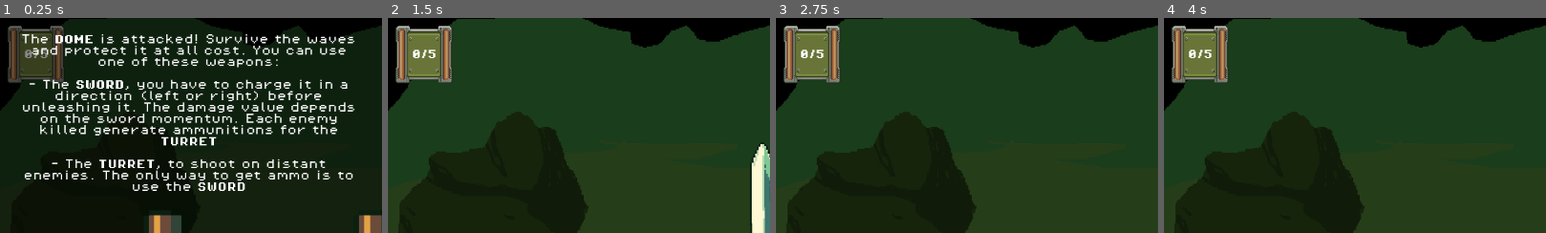
Above: before the commit, frames 1-4 (left to right).
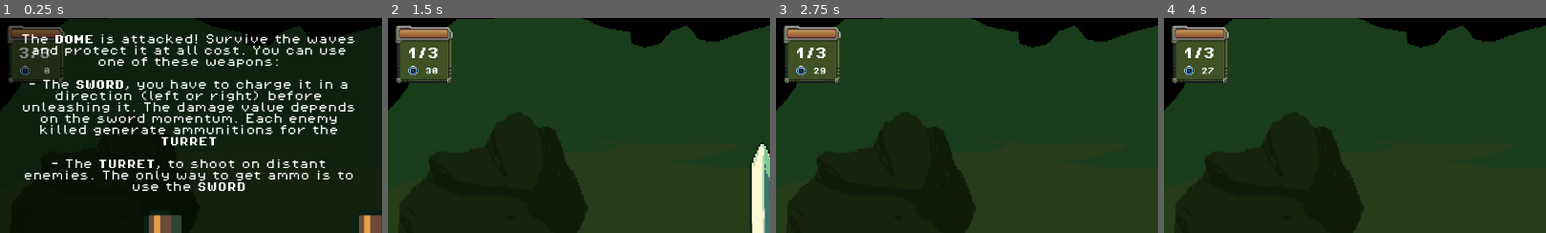
Above: after the commit, the same moments.

Repository: antoinenisoli/DomeSword_GWJ_2025
Game: Godot game, scene res://scenes/levels/game.tscn
The game is run twice, just before and just after one commit, with the same random seed, the same clock (stepped at 60 frames per second) and the same inputs.
Inputs (mouse positions are % of the whole screen's width and height, from its top left):
- Up to frame 1 (0.25 s): no input
- Up to frame 2 (1.5 s): click "RESUME" at 0.5 s; move the mouse to (72, 45) at 1.27 s; press the mouse at (72, 45) at 1.28 s; hold Right (move_right) from 1.28 s (still down)
- Up to frame 3 (2.75 s): move the mouse to (30, 55) at 2.02 s; release Right (move_right) at 2.03 s; release the mouse at (30, 55) at 2.03 s; hold Left (move_left) from 2.03 s (still down); click (30, 55) at 2.1 s
- Up to frame 4 (4 s): move the mouse to (60, 28) at 2.77 s; release Left (move_left) at 2.78 s; press the mouse at (60, 28) at 2.78 s; hold Right (move_right) from 2.78 s (still down); tap E (switch_weapon) at 2.85 s; move the mouse to (45, 70) at 3.52 s; release the mouse at (45, 70) at 3.53 s; click (45, 70) at 3.6 s
The pictures show only the part of the screen within x 1-51%, y 0-50%; the shares and areas given below are measured in that part.

The runs differ from the first frame. In frame 1, 2.0% of the frame differs, in the area x 2-17%, y 3-31%; in frame 2, 3.4%; in frame 3, 3.4%; in frame 4, 3.4%.

Commit message:
show current wave & time on UI

Diff:
--- a/scenes/UI/game_ui.tscn
+++ b/scenes/UI/game_ui.tscn
@@ -4,8 +4,9 @@
 [ext_resource type="PackedScene" uid="uid://d1eu2jc3tnqsy" path="res://scenes/UI/floating_text.tscn" id="2_r4w1u"]
 [ext_resource type="FontFile" uid="uid://7c3dgnsy1yfo" path="res://assets/fonts/PixelOperator8-Bold.ttf" id="4_5038c"]
 [ext_resource type="Texture2D" uid="uid://cym110ttbull3" path="res://assets/sprites/UI/window_theme/window_theme_green/message_box_B.png" id="4_mbbca"]
-[ext_resource type="Texture2D" uid="uid://cgoi4ycrsje7c" path="res://assets/sprites/UI/window_theme/window_theme_green/message_box_A.png" id="6_7klwy"]
+[ext_resource type="Texture2D" uid="uid://uhiqq1e14fpw" path="res://assets/sprites/UI/window_theme/window_theme_green/window.png" id="6_hvehc"]
 [ext_resource type="Texture2D" uid="uid://b4027sw648h1i" path="res://assets/sprites/UI/icons/blue/sword.png" id="6_mbbca"]
+[ext_resource type="Texture2D" uid="uid://cjkxav05bnbfp" path="res://assets/sprites/UI/icons/blue/time.png" id="7_hvehc"]
 [ext_resource type="FontFile" uid="uid://cs0kjgt1ymay3" path="res://assets/fonts/PixelOperator8.ttf" id="8_owrpm"]
 [ext_resource type="Texture2D" uid="uid://dxiurw3sbi472" path="res://assets/sprites/tutorial/green.png" id="9_mbbca"]
 [ext_resource type="Texture2D" uid="uid://wryo8g41hp4y" path="res://assets/sprites/tutorial/yellow.png" id="10_7klwy"]
@@ -18,6 +19,14 @@
 font = ExtResource("4_5038c")
 font_size = 15
 
+[sub_resource type="LabelSettings" id="LabelSettings_jtm65"]
+font = ExtResource("4_5038c")
+font_size = 20
+
+[sub_resource type="LabelSettings" id="LabelSettings_5r867"]
+font = ExtResource("4_5038c")
+font_size = 11
+
 [sub_resource type="LabelSettings" id="LabelSettings_7klwy"]
 font = ExtResource("4_5038c")
 font_size = 31
@@ -47,7 +56,7 @@
 font = ExtResource("4_5038c")
 font_size = 41
 
-[node name="GameUI" type="Control" unique_id=1454038955 node_paths=PackedStringArray("enemy_txt", "wave_txt", "tuto_Txt", "pause_screen", "gameover_screen")]
+[node name="GameUI" type="Control" unique_id=1454038955 node_paths=PackedStringArray("enemy_txt", "wave_txt", "time_txt", "tuto_Txt", "pause_screen", "gameover_screen")]
 layout_mode = 3
 anchors_preset = 15
 anchor_right = 1.0
@@ -56,7 +65,8 @@
 grow_vertical = 2
 script = ExtResource("1_d8ncw")
 enemy_txt = NodePath("CanvasLayer/Screens/HUD/KillsBox/VBoxContainer/Control/enemy_count")
-wave_txt = NodePath("CanvasLayer/Screens/HUD/WaveCounter/label")
+wave_txt = NodePath("CanvasLayer/Screens/HUD/GameData/WaveCounter")
+time_txt = NodePath("CanvasLayer/Screens/HUD/GameData/Time/GameTime")
 tuto_Txt = NodePath("CanvasLayer/Screens/HUD/tuto1")
 pause_screen = NodePath("CanvasLayer/Screens/PauseScreen")
 gameover_screen = NodePath("CanvasLayer/Screens/GameOverScreen")
@@ -134,35 +144,85 @@
 texture = ExtResource("6_mbbca")
 stretch_mode = 4
 
-[node name="WaveCounter" type="TextureRect" parent="CanvasLayer/Screens/HUD" unique_id=1977369488]
+[node name="GameData" type="TextureRect" parent="CanvasLayer/Screens/HUD" unique_id=1977369488]
 layout_mode = 1
 offset_left = 25.0
 offset_top = 15.0
 offset_right = 121.0
 offset_bottom = 111.0
-texture = ExtResource("6_7klwy")
+texture = ExtResource("6_hvehc")
 stretch_mode = 4
 
-[node name="label" type="Label" parent="CanvasLayer/Screens/HUD/WaveCounter" unique_id=758339461]
+[node name="WaveCounter" type="Label" parent="CanvasLayer/Screens/HUD/GameData" unique_id=758339461]
 layout_mode = 1
 anchors_preset = 8
 anchor_left = 0.5
 anchor_top = 0.5
 anchor_right = 0.5
 anchor_bottom = 0.5
-offset_left = -32.5
-offset_top = -20.5
-offset_right = 32.5
-offset_bottom = 20.5
+offset_left = -48.0
+offset_top = -29.0
+offset_right = 44.0
+offset_bottom = 27.0
 grow_horizontal = 2
 grow_vertical = 2
 theme_override_font_sizes/font_size = 16
 text = "0/5"
-label_settings = SubResource("LabelSettings_hvehc")
+label_settings = SubResource("LabelSettings_jtm65")
 horizontal_alignment = 1
 vertical_alignment = 1
 autowrap_mode = 2
 uppercase = true
+
+[node name="Time" type="Control" parent="CanvasLayer/Screens/HUD/GameData" unique_id=383536948]
+layout_mode = 1
+anchors_preset = 7
+anchor_left = 0.5
+anchor_top = 1.0
+anchor_right = 0.5
+anchor_bottom = 1.0
+offset_left = -19.0
+offset_top = -40.0
+offset_right = 21.0
+grow_horizontal = 2
+grow_vertical = 0
+
+[node name="GameTime" type="Label" parent="CanvasLayer/Screens/HUD/GameData/Time" unique_id=541501369]
+layout_mode = 1
+anchors_preset = 8
+anchor_left = 0.5
+anchor_top = 0.5
+anchor_right = 0.5
+anchor_bottom = 0.5
+offset_left = -14.0
+offset_top = -10.0
+offset_right = 23.0
+offset_bottom = 10.0
+grow_horizontal = 2
+grow_vertical = 2
+theme_override_font_sizes/font_size = 6
+text = "500"
+label_settings = SubResource("LabelSettings_5r867")
+horizontal_alignment = 2
+vertical_alignment = 1
+autowrap_mode = 2
+uppercase = true
+
+[node name="TimeIcon" type="TextureRect" parent="CanvasLayer/Screens/HUD/GameData/Time" unique_id=2011466591]
+layout_mode = 1
+anchors_preset = 8
+anchor_left = 0.5
+anchor_top = 0.5
+anchor_right = 0.5
+anchor_bottom = 0.5
+offset_left = -28.0
+offset_top = -10.0
+offset_right = -10.0
+offset_bottom = 8.000053
+grow_horizontal = 2
+grow_vertical = 2
+texture = ExtResource("7_hvehc")
+stretch_mode = 4
 
 [node name="tuto1" type="Label" parent="CanvasLayer/Screens/HUD" unique_id=1423126642]
 visible = false
--- a/scripts/UI/ui_controller.gd
+++ b/scripts/UI/ui_controller.gd
@@ -2,6 +2,7 @@
 
 @export var enemy_txt: Label
 @export var wave_txt: Label
+@export var time_txt: Label
 @export var tuto_Txt: Label
 @export var pause_screen: Control
 @export var gameover_screen: Control
@@ -52,5 +53,7 @@
 	get_tree().quit()
 
 func _process(_delta):
+	wave_txt.text = str(GameManager.waveData.x) + "/" + str(GameManager.waveData.y)
+	time_txt.text = str(GameManager.game_time)
 	if Input.is_action_just_pressed("pause_game") && !pause_screen.visible:
 		set_paused(true)
--- a/scripts/gameplay/game_manager.gd
+++ b/scripts/gameplay/game_manager.gd
@@ -2,6 +2,8 @@
 
 var tutoDone: bool
 var enemy_killed: int
+var game_time: int
+var waveData: Vector2i
 
 func _ready():
 	EventManager.on_enemy_killed.connect(on_kill)
--- a/scripts/gameplay/spawn_manager.gd
+++ b/scripts/gameplay/spawn_manager.gd
@@ -6,19 +6,23 @@
 
 func _ready():
 	EventManager.on_game_started.connect(start_game)
+	GameManager.waveData = Vector2(0, waves.size())
 
 func last_wave() -> Spawner: return waves[waves.size() - 1]
 
 func start_game():
+	GameManager.waveData = Vector2(1, waves.size())
 	waves[0].start()
 	_timer.wait_time = last_wave().time_frame.y
 	_timer.start()
 
 func _process(_delta):
+	GameManager.game_time = roundi(_timer.time_left)
 	var elapsedTime = _timer.wait_time - _timer.time_left
 	if !_timer.is_stopped():
 		print(roundf(elapsedTime))
 	else:
+		GameManager.waveData = Vector2(waves.size(), waves.size())
 		print("all waves completed!")
 		return
 
@@ -28,4 +32,6 @@
 		if elapsedTime > next.time_frame.x && elapsedTime < next.time_frame.y:
 			current.stop()
 			next.start()
+			print("wave ", index, " completed!")
 			index += 1
+			GameManager.waveData = Vector2(index, waves.size())
--- a/scripts/gameplay/spawner.gd
+++ b/scripts/gameplay/spawner.gd
@@ -10,12 +10,12 @@
 func start():
     cooldown.wait_time = randf_range(cooldown_range.x, cooldown_range.y)
     cooldown.start()
-    print("start wave ", time_frame.x, time_frame.y)
+    #print("start wave ", time_frame.x, time_frame.y)
     pass
 
 func stop():
     cooldown.stop()
-    print("stop wave ", time_frame.x, time_frame.y)
+    #print("stop wave ", time_frame.x, time_frame.y)
 
 func _on_cooldown_timeout() -> void:
     spawn()
